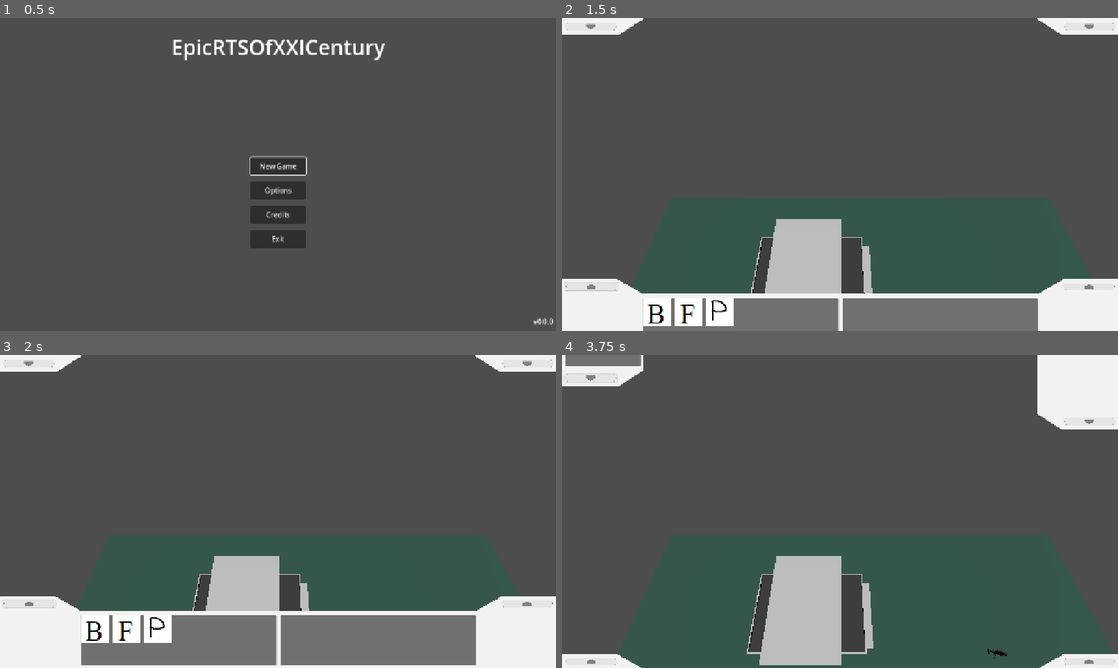
Above: before the commit, frames 1-4 (two rows, left to right).
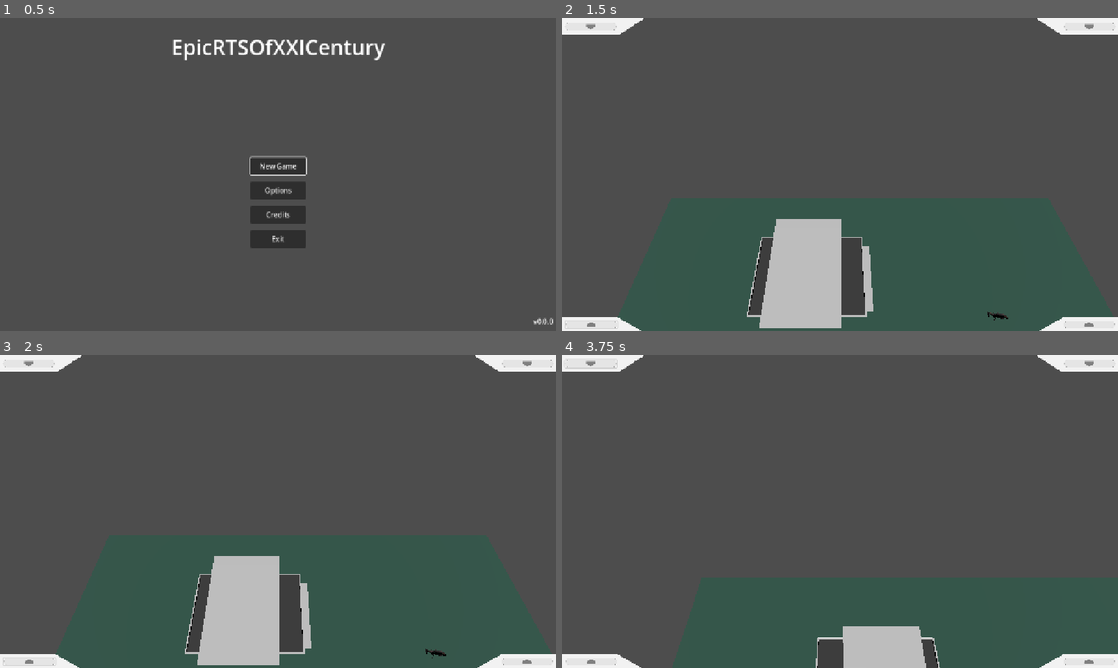
Above: after the commit, the same moments.

Repository: andrijzyn/The-Undefinders
Game: Godot game, scene res://addons/maaacks_game_template/base/scenes/menus/main_menu/main_menu.tscn
Same seed, same stepped clock (60 frames per second), same inputs: the game is played once before the commit and once after it.
Inputs (mouse positions are in pixels of both pictures, inside the frame that each line leads up to):
- Up to frame 1 (0.5 s): no input
- Up to frame 2 (1.5 s): click "New Game" at 0.5 s; click (589, 324) at 1.27 s
- Up to frame 3 (2 s): no input
- Up to frame 4 (3.75 s): click (1090, 602) at 2.02 s; click (1090, 364) at 2.77 s; click (589, 364) at 3.52 s

Frame 1 is identical in both runs. In frame 2, 12% of the frame differs, in the area x 0-100%, y 1-100%; in frame 3, 18%; in frame 4, 12%.

Commit message:
Player system update
Implement per-player UI loading and authority checks for multiplayer

Changes:
- Implemented loading of a custom UI for each player.
- Assigned `multiplayer_authority` equal to the player ID for the camera, main building, and interface at startup.
- Added checks to prevent functions from executing if the `multiplayer_authority` of objects like the camera and UI does not match the active player in `main_scene`.

Known Issues:
- The UI does not immediately respond after appearing and only becomes operational after switching players.

Diff:
--- a/app/MainCamera.gd
+++ b/app/MainCamera.gd
@@ -24,11 +24,18 @@
 var overlapping_bodies_count: int = 0
 
 var selection_overlay: ColorRect
+var main_scene #DAMI - Delete after multiplayer implementation
+
+#Change main_scene.current_player_index to multiplayer.get_unique_id() after multiplayer implementation
+func multiplayer_checker():
+	if main_scene.current_player_index != get_multiplayer_authority():
+		return true
 
 func _init() -> void:
 	add_to_group(Constants.cameras)
 
 func _ready():
+	main_scene = get_tree().current_scene #DAMI
 	# Create selection overlay UI
 	var canvas_layer = CanvasLayer.new()
 	get_viewport().add_child.call_deferred(canvas_layer)
@@ -45,6 +52,8 @@
 	selection_container.add_child(selection_overlay)
 
 func _process(delta:float) -> void:
+	if main_scene.current_player_index != get_multiplayer_authority():
+		return
 	MouseChangeHandler.mouseChange(self)
 	handleEdgeScrolling(delta)
 	cameraZoom(delta)
@@ -66,6 +75,8 @@
 				phantom_building.global_transform.origin = intersection
 
 func _input(event):
+	if main_scene.current_player_index != get_multiplayer_authority():
+		return
 	# Handle mouse button events
 	if event is InputEventMouseButton:
 		if phantom_building:
--- a/app/MainScene.gd
+++ b/app/MainScene.gd
@@ -43,9 +43,14 @@
 			else:
 				new_player = Player.new(player_data.id, player_data.nickname, adjusted_money, player_data.team, player_data.color, player_data.faction)
 			new_player.name = "Player" + str(new_player.id)
+			new_player.set_multiplayer_authority(new_player.id)
 			add_child(new_player)
 			players.append(new_player)
 
+			var ui = load("res://features/HUD/UI/rts_ui.tscn").instantiate()
+			ui.name = "PlayerUI"
+			ui.set_multiplayer_authority(new_player.id)
+			new_player.add_child(ui)
 			var spawn_point = get_node_or_null("PlayerSpawn" + str(player_data.id))
 			if spawn_point:
 				var camera = Camera3D.new()
@@ -54,27 +59,37 @@
 				camera.set_script(load("res://app/MainCamera.gd"))
 				camera.position = spawn_point.position + Vector3(0, 20, 0)
 				camera.rotation_degrees.x = -60
+				camera.set_multiplayer_authority(new_player.id)
 				new_player.add_child(camera)
 
 				var building = preload("res://entities/Buildings/GLA/garage/garage_imp.tscn").instantiate()
 				building.position = spawn_point.position
+				building.set_multiplayer_authority(new_player.id)
 				new_player.add_child(building)
 
 	if players.size() > 0:
-		set_active_camera(players[0].get_node("PlayerCamera"))
+		current_player_index = 0
+		set_active_player(players[0].get_node("PlayerCamera"))
 
-func set_active_camera(new_camera: Camera3D):
+func set_active_player(new_camera: Camera3D):
 	if current_camera:
 		current_camera.current = false
+		var old_player = current_camera.get_parent()
+		if old_player.has_node("PlayerUI"):
+			old_player.get_node("PlayerUI").visible = false  # Hide old GUI
 	current_camera = new_camera
 	current_camera.current = true
+
+	var new_player = current_camera.get_parent()
+	if new_player.has_node("PlayerUI"):
+		new_player.get_node("PlayerUI").visible = true # Show new GUI
 
 func switch_player():
 	current_player_index = (current_player_index + 1) % players.size()
 	var new_player = players[current_player_index]
 	var new_camera = new_player.get_node_or_null("PlayerCamera")
 	if new_camera:
-		set_active_camera(new_camera)
+		set_active_player(new_camera)
 
 func _input(event):
 	if event.is_action_pressed("SWITCH_PLAYER"):
--- a/app/main_scene.tscn
+++ b/app/main_scene.tscn
@@ -1,9 +1,8 @@
-[gd_scene load_steps=6 format=3 uid="uid://ddj7yhyrrg4b8"]
+[gd_scene load_steps=5 format=3 uid="uid://ddj7yhyrrg4b8"]
 
 [ext_resource type="PackedScene" uid="uid://cjd68qtn0ujeb" path="res://entities/Units/USA/Infantry/Soldier/soldier.tscn" id="1_o4col"]
 [ext_resource type="Script" uid="uid://b5x07vifqjwdm" path="res://app/MainScene.gd" id="1_o8hv5"]
 [ext_resource type="PackedScene" uid="uid://bbsgnge3ole1f" path="res://entities/Maps/ground.tscn" id="2_hvjiq"]
-[ext_resource type="PackedScene" uid="uid://hs2mytyqoi4c" path="res://features/HUD/UI/rts_ui.tscn" id="5_pqs64"]
 
 [sub_resource type="NavigationMesh" id="NavigationMesh_beipy"]
 vertices = PackedVector3Array(-8.75, 0.5, -15.75, -1.5, 0.5, -15.75, -1.25, 0.5, -19.5, -19.5, 0.5, -19.5, -19.5, 0.5,  …(2069 unchanged characters)…
@@ -26,8 +25,6 @@
 [node name="Soldier" parent="." instance=ExtResource("1_o4col")]
 transform = Transform3D(1, 0, 0, 0, 1, 0, 0, 0, 1, 9.87615, 0.402707, -9.82027)
 
-[node name="RTS_UI" parent="." instance=ExtResource("5_pqs64")]
-
 [node name="PlayerSpawn0" type="Marker3D" parent="."]
 transform = Transform3D(1, 0, 0, 0, 1, 0, 0, 0, 1, -2.066, 0, -12.472)
 
--- a/features/HUD/UI/UI.gd
+++ b/features/HUD/UI/UI.gd
@@ -23,13 +23,20 @@
 const MOVE_TIME: float = 0.5
 var production_queues = {}
 var selected_objects = {}
+var main_scene #DAMI - Delete after multiplayer implementation
 var buildings = {
 	"GLA/garage/garage_imp": { "icon": preload("res://features/GUI/textures/barracks.png"), "cost": 200, "size": Vector2(2,2) },
 	"factory": { "icon": preload("res://features/GUI/textures/factory.png"), "cost": 300, "size": Vector2(3,3) },
 	"power_plant": { "icon": preload("res://features/GUI/textures/power_plant.png"), "cost": 150, "size": Vector2(2,2) }
 }
 
+#Change after multiplayer implementation
+func multiplayer_checker():
+	if main_scene.current_player_index != get_multiplayer_authority():
+		return true
+
 func _ready():
+	main_scene = get_tree().current_scene #DAMI
 	update_action_display()
 	button_left.pressed.connect(_on_bottom_button_pressed)
 	button_right.pressed.connect(_on_bottom_button_pressed)
@@ -37,6 +44,8 @@
 	button_selection.pressed.connect(_on_selection_button_pressed)
 
 func _on_selection_button_pressed():
+	if multiplayer_checker():
+		return
 	if selection_container.get_child_count() > 0:
 		return
 
@@ -51,6 +60,8 @@
 	selection_is_moved = !selection_is_moved
 
 func _on_minimap_button_pressed():
+	if multiplayer_checker():
+		return
 	var target_y_panel = minimap_panel.position.y - MOVE_OFFSET if !minimap_is_moved else minimap_panel.position.y + MOVE_OFFSET
 	var target_y_buttons = button_minimap.position.y - MOVE_OFFSET if !minimap_is_moved else button_minimap.position.y + MOVE_OFFSET
 
@@ -60,6 +71,8 @@
 	minimap_is_moved = !minimap_is_moved
 
 func _on_bottom_button_pressed():
+	if multiplayer_checker():
+		return
 	var target_y_panel = bottom_panel.position.y - MOVE_OFFSET if !bottom_is_moved else bottom_panel.position.y + MOVE_OFFSET
 	var target_y_buttons = button_left.position.y - MOVE_OFFSET if !bottom_is_moved else button_left.position.y + MOVE_OFFSET
 	var target_y_inner_panel = action_menu.position.y - MOVE_OFFSET if !bottom_is_moved else action_menu.position.y + MOVE_OFFSET
@@ -92,6 +105,8 @@
 		button_selection.position.y = selection_panel.position.y + selection_panel.size.y - button_selection.size.y - 10
 
 func _process(_delta:float) -> void:
+	if multiplayer_checker():
+		return
 	adjust_selection_panel()
 	update_selection_display()
 
@@ -274,6 +289,8 @@
 	return null
 
 func _on_product_clicked(producer, product_data):
+	if multiplayer_checker():
+		return
 	if production_queues.has(producer):
 		var queue = production_queues[producer].queue
 		for i in range(queue.size()):
@@ -322,6 +339,8 @@
 	update_production_queue()
 
 func _on_producer_button_pressed(producer):
+	if multiplayer_checker():
+		return
 	if not producer:
 		return
 
